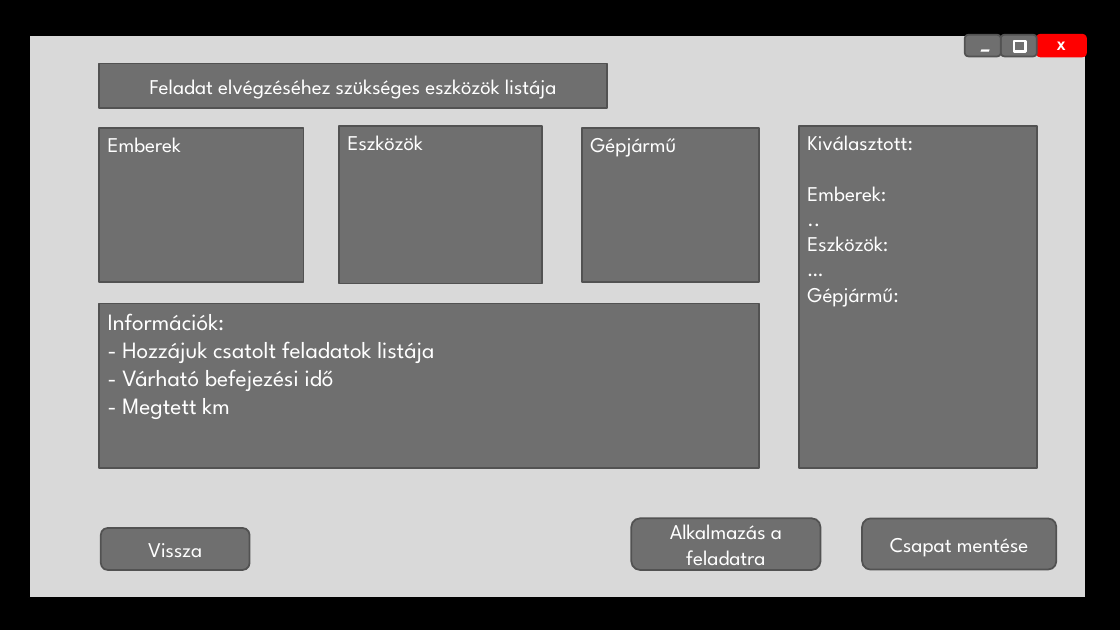
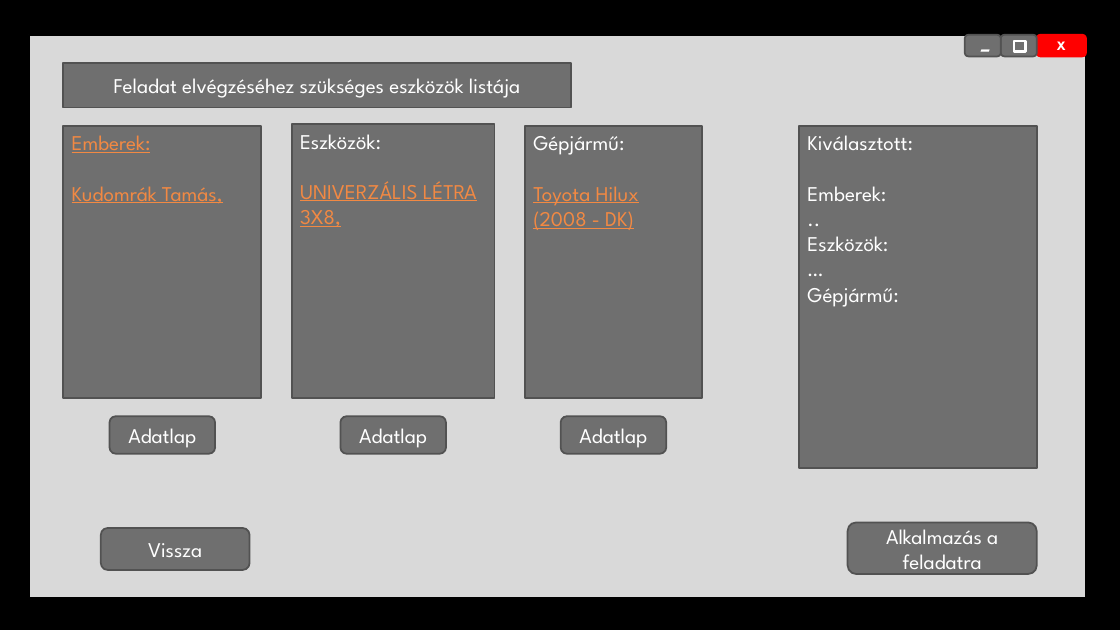
Before and after one commit to B34B77/Szakdolgozat, a slide deck: slide 16 of Dokumentumok/Képernyő tervek.pptx (slide 6 before the commit). Drawn at 1120x630 pixels with LibreOffice and Linux fonts; fonts in the diff are those of the drawing; background and template pictures are left out. Boxes give left, top, right and bottom in pixels: in the first picture for what was removed or moved away, otherwise in the second. Text is boxed around its words. In the diff, an @@ line names an element or a change of style, - is before the commit and + after.

```diff
--- a/Dokumentumok/Képernyő tervek.pptx
+++ b/Dokumentumok/Képernyő tervek.pptx
@@ rectangle "Feladat elvégzéséhez szükséges eszközök listája": place and size @@
-rectangle "Feladat elvégzéséhez szükséges eszközök listája" at bbox=[99, 64, 607, 108]
+rectangle "Feladat elvégzéséhez szükséges eszközök listája" at bbox=[63, 63, 571, 108]
@@ rectangle "Emberek: Kudomrák Tamás,": place and size @@
-rectangle "Emberek: Kudomrák Tamás," at bbox=[99, 128, 303, 281]
+rectangle "Emberek: Kudomrák Tamás," at bbox=[63, 126, 261, 398]
@@ text in rectangle at bbox=[72, 135, 223, 203]: text changed; text colour #FFFFFF to #F28943 @@
-Emberek
+Emberek:
+Kudomrák Tamás,
@@ rectangle "Eszközök:": place and size @@
-rectangle "Eszközök:" at bbox=[339, 126, 542, 284]
+rectangle "Eszközök:" at bbox=[292, 124, 494, 397]
@@ text in rectangle at bbox=[300, 134, 477, 227]: text changed; text colour #FFFFFF to #F28943 @@
-Eszközök
+Eszközök:
+UNIVERZÁLIS LÉTRA 3X8,
@@ rectangle "Gépjármű: Toyota Hilux (2008 - ...": place and size @@
-rectangle "Gépjármű: Toyota Hilux (2008 - ..." at bbox=[582, 128, 760, 281]
+rectangle "Gépjármű: Toyota Hilux (2008 - ..." at bbox=[525, 126, 702, 398]
@@ text in rectangle at bbox=[533, 136, 639, 230]: text changed; text colour #FFFFFF to #F28943 @@
-Gépjármű
+Gépjármű:
+Toyota Hilux (2008 - DK)
@@ rectangle removed at bbox=[99, 303, 759, 468] @@
-Információk:
-- Hozzájuk csatolt feladatok listája
-- Várható befejezési idő
-- Megtett km
@@ rounded rectangle added at bbox=[109, 417, 215, 455], fill #6F6F6F, outline #525252 1.5 pt, 18 pt, text #FFFFFF @@
+Adatlap
@@ rounded rectangle added at bbox=[340, 417, 446, 455], fill #6F6F6F, outline #525252 1.5 pt, 18 pt, text #FFFFFF @@
+Adatlap
@@ rounded rectangle added at bbox=[560, 417, 666, 455], fill #6F6F6F, outline #525252 1.5 pt, 18 pt, text #FFFFFF @@
+Adatlap
@@ rounded rectangle "Alkalmazás a feladatra": place and size @@
-rounded rectangle "Alkalmazás a feladatra" at bbox=[632, 518, 821, 570]
+rounded rectangle "Alkalmazás a feladatra" at bbox=[848, 523, 1037, 574]
@@ rounded rectangle removed at bbox=[862, 518, 1056, 570] @@
-Csapat mentése
```
Also in this commit, not shown: 8 other slides changed, 19 slides added, 2 slides removed.
